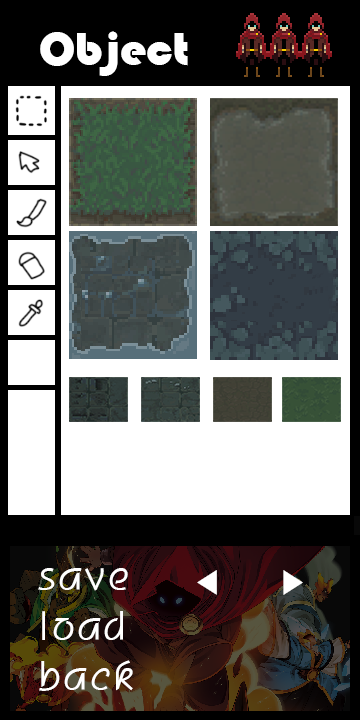
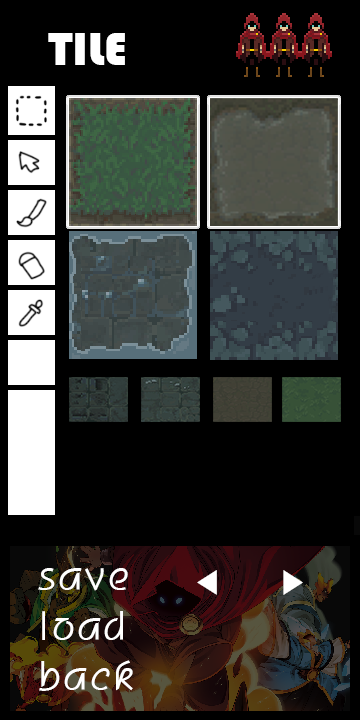
Revision of a layered 360 x 720 image; what changed, layer by layer:
added layer "레이어 21" above "레이어 20" over left=207, top=95, right=341, bottom=229
added layer "레이어 20" above "◀ ▶" over left=66, top=95, right=200, bottom=229
hid "레이어 3" over left=61, top=86, right=350, bottom=515
renamed "Object" to "TILE", painted on it over left=40, top=31, right=188, bottom=76
